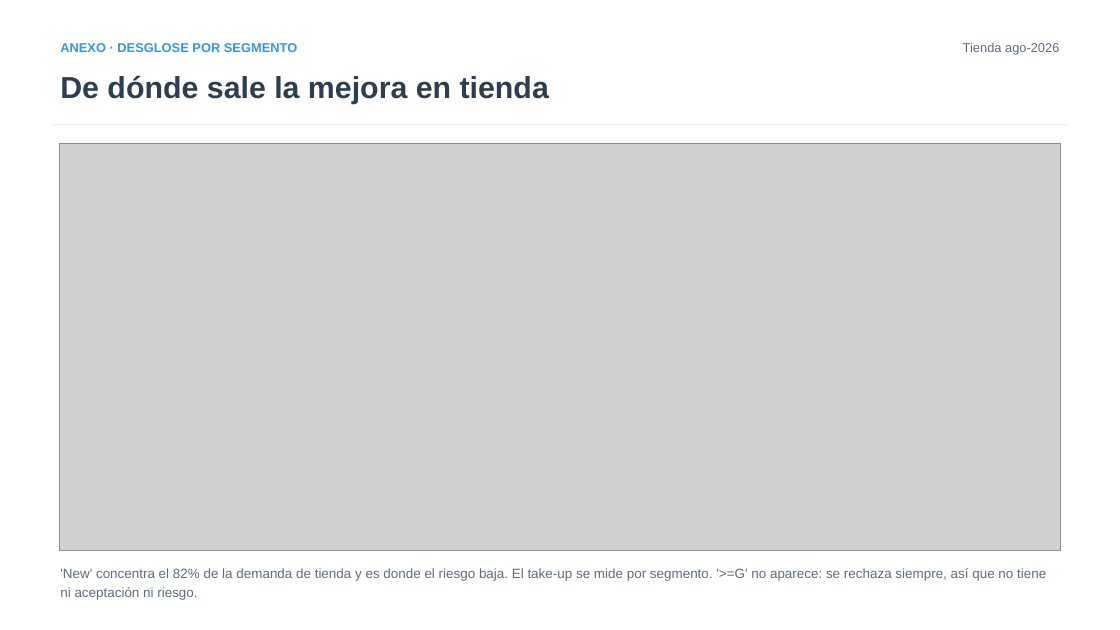
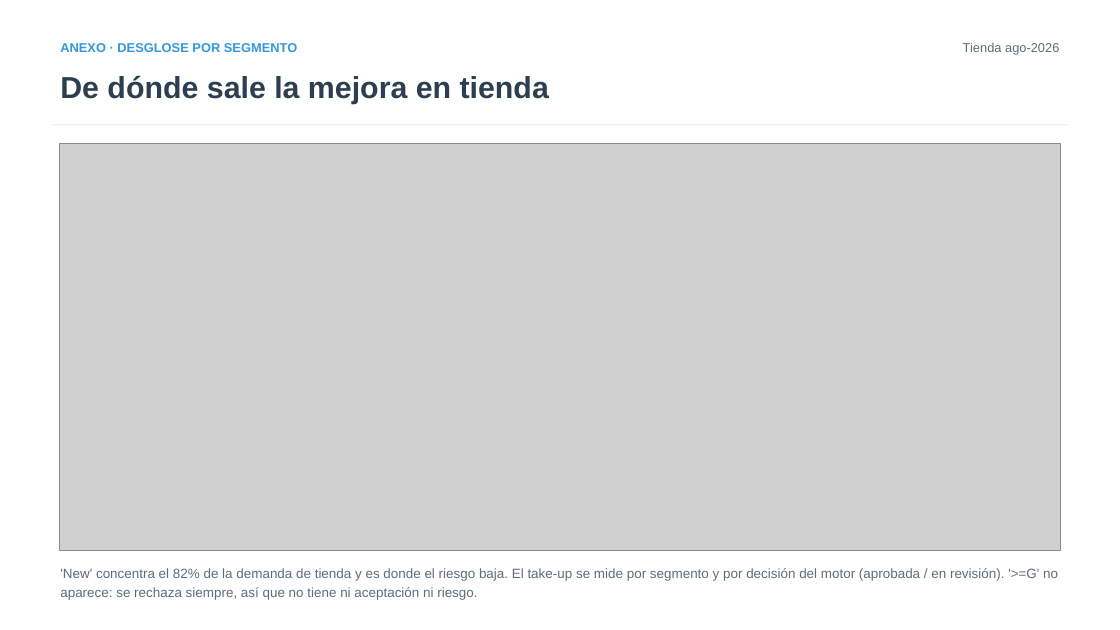
Before and after one commit to iocariz/scoring_tools, a slide deck: slide 11 of output/apple_deck/Estudio_Apple_EFX.pptx. Drawn at 1120x630 pixels with LibreOffice and Linux fonts; fonts in the diff are those of the drawing; grey boxes stand for pictures. Boxes give left, top, right and bottom in pixels: in the first picture for what was removed or moved away, otherwise in the second. Text is boxed around its words. In the diff, an @@ line names an element or a change of style, - is before the commit and + after.

```diff
--- a/output/apple_deck/Estudio_Apple_EFX.pptx
+++ b/output/apple_deck/Estudio_Apple_EFX.pptx
@@ text at (x1=60, y1=568, x2=1058, y2=600): text changed @@
-'New' concentra el 82% de la demanda de tienda y es donde el riesgo baja. El take-up se mide por segmento. '>=G' no aparece: se rechaza siempre, así que no tiene ni aceptación ni riesgo.
+'New' concentra el 82% de la demanda de tienda y es donde el riesgo baja. El take-up se mide por segmento y por decisión del motor (aprobada / en revisión). '>=G' no aparece: se rechaza siempre, así que no tiene ni aceptación ni riesgo.
```
Also in this commit, not shown: 2 other slides changed, 6 other files.
